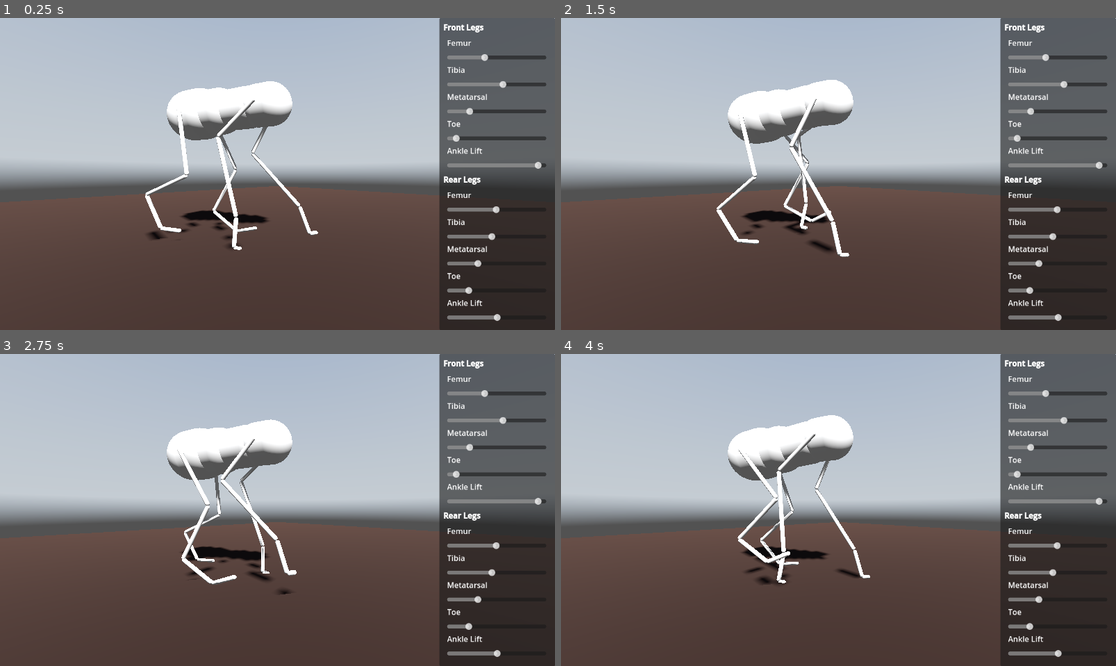
Above: before the commit, frames 1-4 (two rows, left to right).
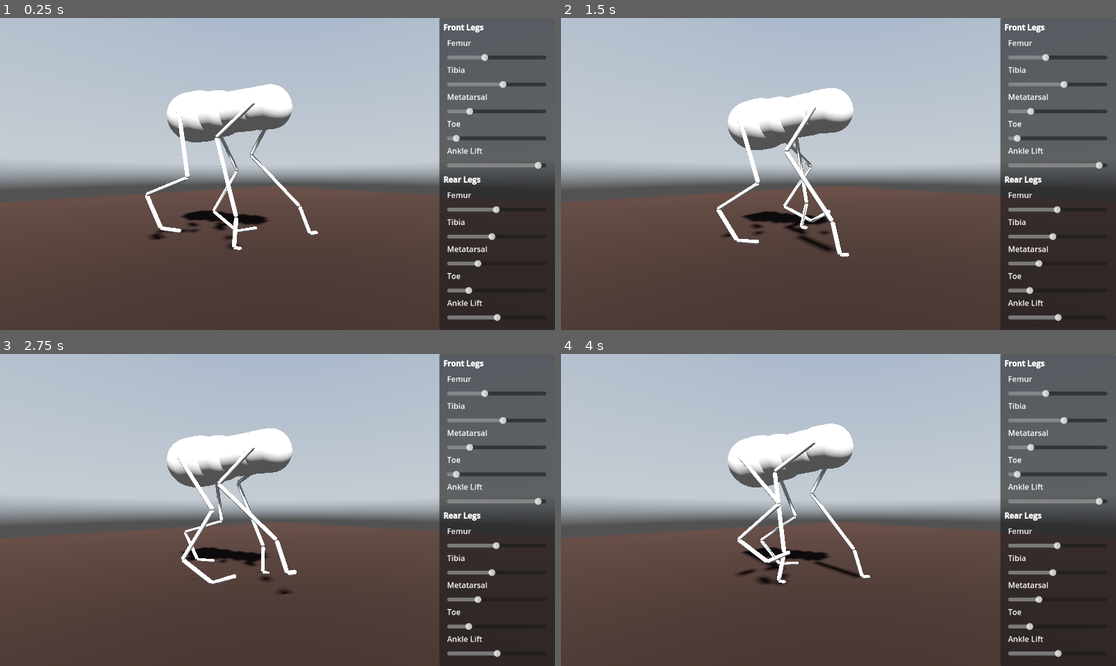
Above: after the commit, the same moments.

Repository: jehoz/legs-and-gaits
Game: Godot game, scene res://scenes/default.tscn
The game is run twice, just before and just after one commit, with the same random seed, the same clock (stepped at 60 frames per second) and the same inputs. A sky picture missing from this copy of the repository is replaced by a grey-blue gradient.
Inputs:
- Up to frame 1 (0.25 s): no input
- Up to frame 2 (1.5 s): no input
- Up to frame 3 (2.75 s): no input
- Up to frame 4 (4 s): no input

The runs differ from the first frame. In frame 1, 1.5% of the frame differs, in the area x 26-56%, y 20-73%; in frame 2, 3.0%; in frame 3, 3.1%; in frame 4, 3.2%, in the area x 30-55%, y 19-73%.

Commit message:
Use leg max length for resting height

Diff:
--- a/scripts/body_segment.gd
+++ b/scripts/body_segment.gd
@@ -49,6 +49,8 @@
 		position.z = z_offset
 		return
 
+	var resting_height = leg_l.max_length() * 0.8
+
 	var y_target = resting_height - 0.05
 	if leg_l.is_load_phase() or leg_r.is_load_phase():
 		y_target = resting_height + 0.05
